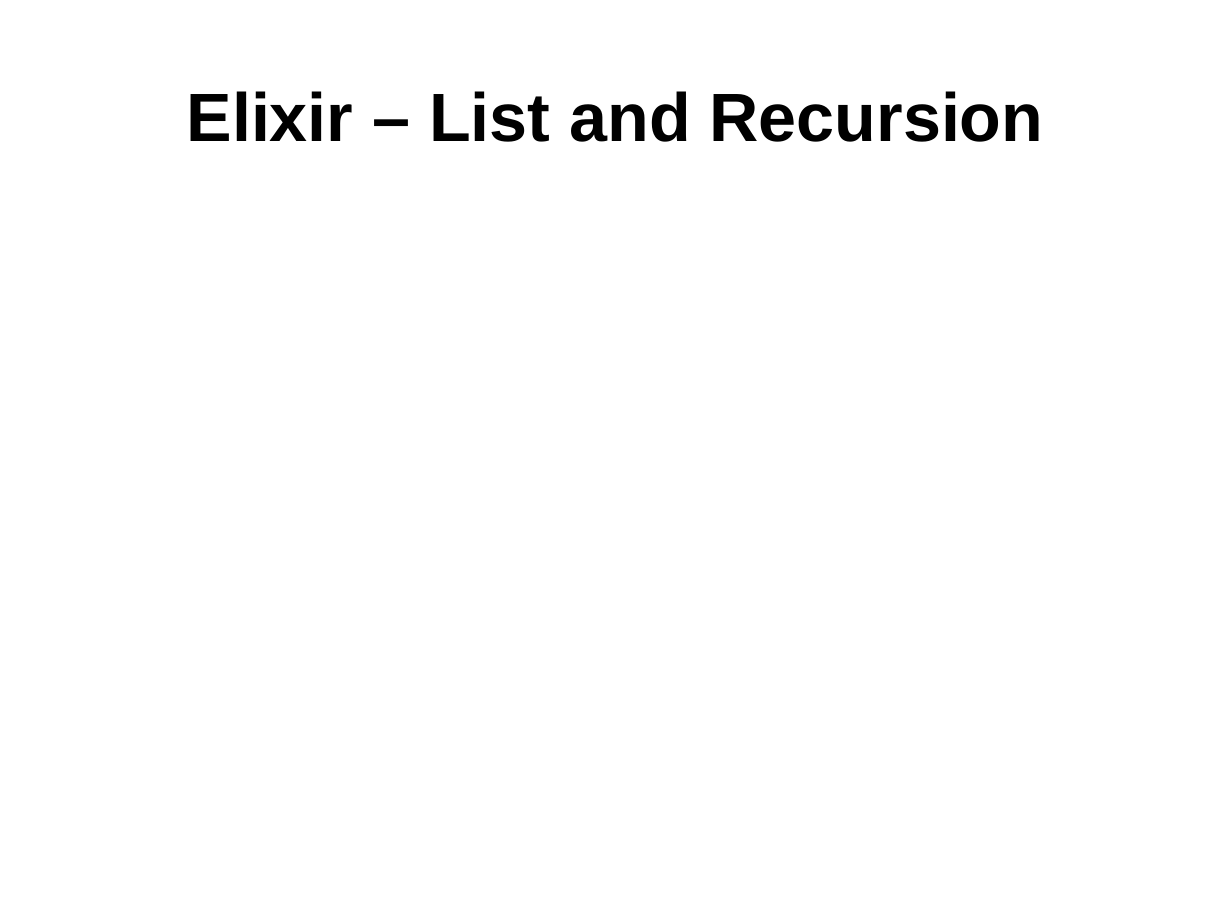
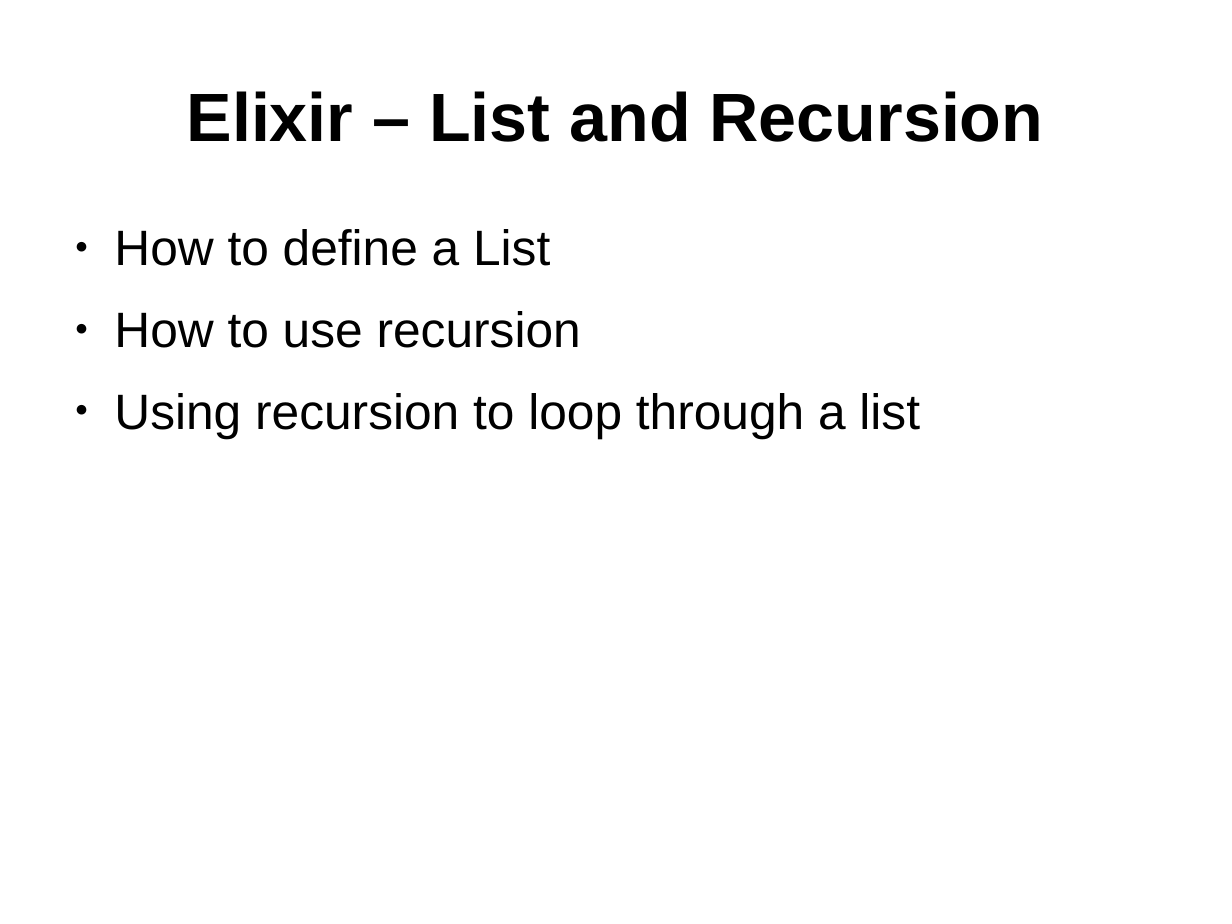
Before and after one commit to ramortegui/talks, a slide deck: slide 13 of elixir-basics.odp. Drawn at 1232x924 pixels with LibreOffice and Linux fonts; fonts in the diff are those of the drawing. Boxes give left, top, right and bottom in pixels: in the first picture for what was removed or moved away, otherwise in the second. Text is boxed around its words. In the diff, an @@ line names an element or a change of style, - is before the commit and + after.

Commit message:
Add list and recursion, Maps, Keyword list, Sets, and Structs

```diff
--- a/elixir-basics.odp
+++ b/elixir-basics.odp
@@ text added at (x1=114, y1=229, x2=920, y2=438), 32 pt, text #000000 @@
+● How to define a List
+● How to use recursion
+● Using recursion to loop through a list
```
Also in this commit, not shown: 1 other slide changed.
